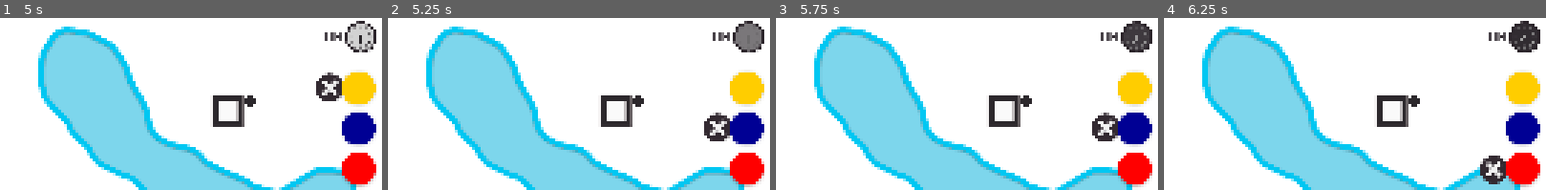
Above: before the commit, frames 1-4 (left to right).
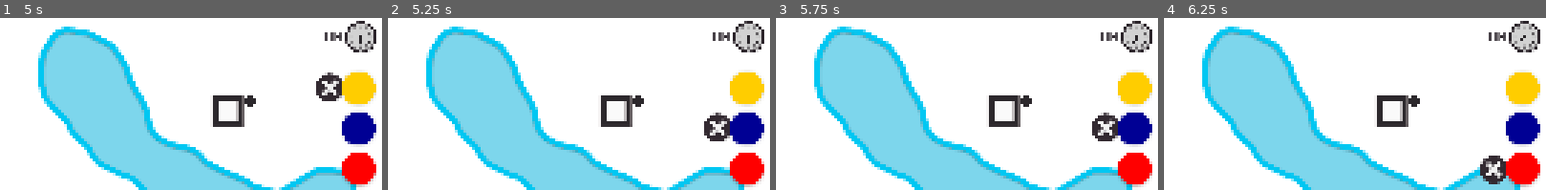
Above: after the commit, the same moments.

Repository: top-it-090304/Holding-Pattern
Game: Godot game, scene res://scene/Main.tscn
The game is run twice, just before and just after one commit, with the same random seed, the same clock (stepped at 60 frames per second) and the same inputs.
Inputs (mouse positions are % of the whole screen's width and height, from its top left):
- Up to frame 1 (5 s): click (97, 20) at 0.5 s; click (97, 21) at 1.25 s; click (97, 32) at 2 s; click (97, 44) at 2.75 s; click (93, 44) at 3.5 s; click (97, 21) at 4.25 s
- Up to frame 2 (5.25 s): click (97, 32) at 5 s
- Up to frame 3 (5.75 s): no input
- Up to frame 4 (6.25 s): click (97, 44) at 5.75 s
The pictures show only the part of the screen within x 50-100%, y 0-50%; the shares and areas given below are measured in that part.

Frame 1 is identical in both runs. In frame 2, 0.8% of the frame differs, in the area x 91-98%, y 3-20%; in frame 3, 0.8%; in frame 4, 0.9%.

Commit message:
UI: change color of the Watch

Diff:
--- a/scene/Main.tscn
+++ b/scene/Main.tscn
@@ -180,18 +180,6 @@
 [node name="UI" type="CanvasLayer" parent="." unique_id=1579573212]
 layer = 2
 
-[node name="WeekDay" type="Label" parent="UI" unique_id=1252068619]
-z_index = 11
-offset_left = 2217.0
-offset_top = 27.0
-offset_right = 2271.0
-offset_bottom = 88.0
-pivot_offset = Vector2(27, 30)
-theme_override_colors/font_color = Color(0.18039216, 0.15686275, 0.18039216, 1)
-theme_override_font_sizes/font_size = 42
-script = ExtResource("7_1dr5g")
-metadata/_edit_lock_ = true
-
 [node name="ClearData" type="Button" parent="UI" unique_id=993499150]
 anchors_preset = -1
 anchor_left = 0.33900002
@@ -517,6 +505,19 @@
 scale = Vector2(0.91999996, 0.91999996)
 texture = ExtResource("26_vq81u")
 
+[node name="WeekDay" type="Label" parent="UI/Clock" unique_id=1252068619]
+z_index = 11
+layout_mode = 0
+offset_left = -45.0
+offset_top = 21.0
+offset_right = 9.0
+offset_bottom = 82.0
+pivot_offset = Vector2(27, 30)
+theme_override_colors/font_color = Color(0.18039216, 0.15686275, 0.18039216, 1)
+theme_override_font_sizes/font_size = 42
+script = ExtResource("7_1dr5g")
+metadata/_edit_lock_ = true
+
 [node name="BonusPlane" type="CanvasGroup" parent="UI" unique_id=51213119]
 process_mode = 2
 visible = false
--- a/scripts/Clock.gd
+++ b/scripts/Clock.gd
@@ -7,6 +7,8 @@
 
 var day_time: float = 10.0
 var current_time: float = 0.0
+var is_day = true
+var full_day = false
 
 var night_bg = Color(0.18, 0.157, 0.18, 1.0)
 var night_el = Color(0.647, 0.647, 0.647, 1.0)
@@ -17,14 +19,18 @@
 	current_time += delta
 	if current_time >= day_time:
 		current_time = 0.0
+		full_day = true
+
+		is_day = not is_day
 
 	var rotation_pct = current_time / day_time
 	arrow.rotation_degrees = rotation_pct * 360.0
 
-	if rotation_pct > 0.5:
+	if is_day:
+		_transition_clock_theme(day_bg, day_el, delta)
+
+	else:
 		_transition_clock_theme(night_bg, night_el, delta)
-	else:
-		_transition_clock_theme(day_bg, day_el, delta)
 
 func _transition_clock_theme(target_bg: Color, target_elements: Color, delta: float):
 	circle.modulate = circle.modulate.lerp(target_bg, delta * 3.0)
Binary file changed: objects/Bonus_BG.png
